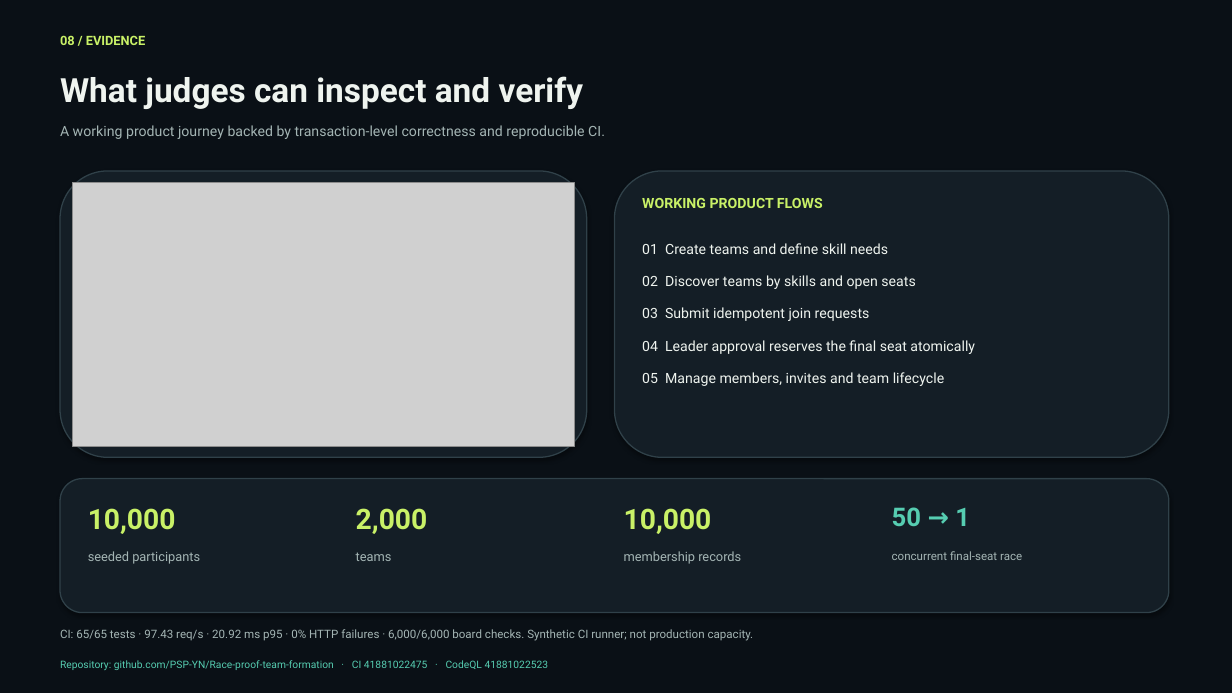
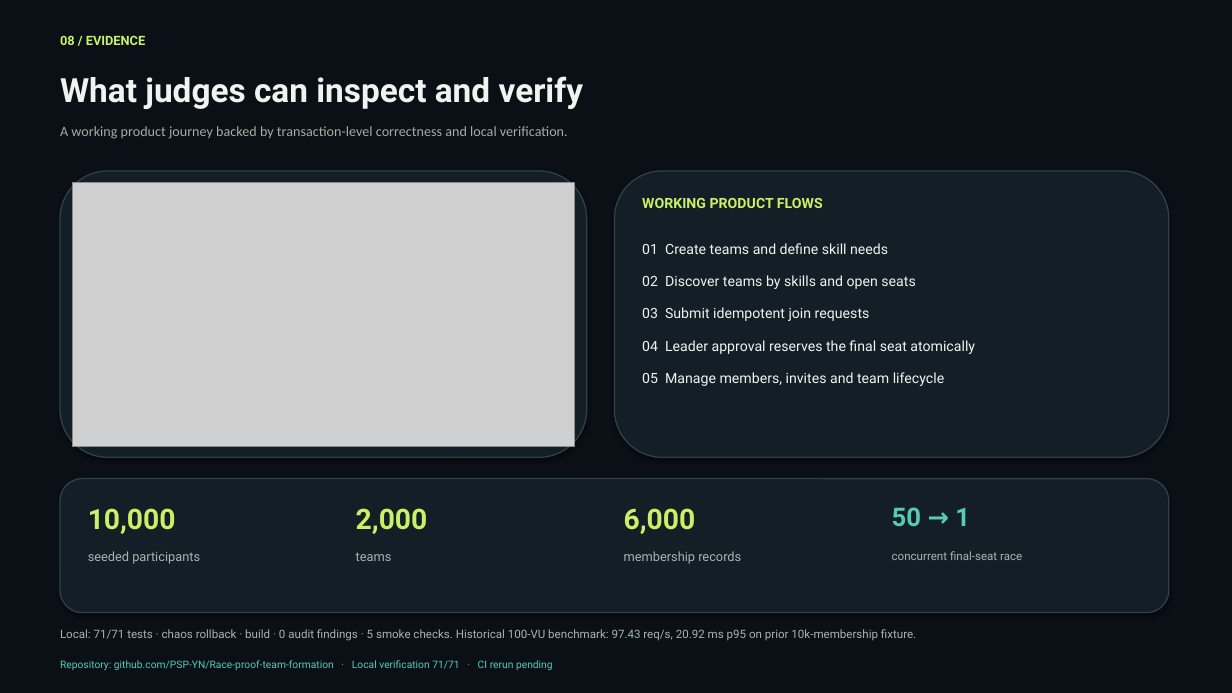
Before and after one commit to PSP-YN/Race-proof-team-formation, a slide deck: slide 8 of demo/files/CrewForge-PS1-Submission-Deck.pptx. Drawn at 1232x693 pixels with LibreOffice and Linux fonts; fonts in the diff are those of the drawing; grey boxes stand for pictures. Boxes give left, top, right and bottom in pixels: in the first picture for what was removed or moved away, otherwise in the second. Text is boxed around its words. In the diff, an @@ line names an element or a change of style, - is before the commit and + after.

```diff
--- a/demo/files/CrewForge-PS1-Submission-Deck.pptx
+++ b/demo/files/CrewForge-PS1-Submission-Deck.pptx
@@ text at (60,126,568,139): text changed; font Roboto to Calibri; text colour #A4B5B4 to #A4AEA3 @@
-A working product journey backed by transaction-level correctness and reproducible CI.
+A working product journey backed by transaction-level correctness and local verification.
@@ text at (624,508,696,534): text changed @@
-10,000
+6,000
@@ text at (60,629,916,641): text changed @@
-CI: 65/65 tests · 97.43 req/s · 20.92 ms p95 · 0% HTTP failures · 6,000/6,000 board checks. Synthetic CI runner; not production capacity.
+Local: 71/71 tests · chaos rollback · build · 0 audit findings · 5 smoke checks. Historical 100-VU benchmark: 97.43 req/s, 20.92 ms p95 on prior 10k-membership fixture.
@@ text at (60,660,553,670): text changed @@
-Repository: github.com/PSP-YN/Race-proof-team-formation · CI 41881022475 · CodeQL 41881022523
+Repository: github.com/PSP-YN/Race-proof-team-formation · Local verification 71/71 · CI rerun pending
```
Also in this commit, not shown: 2 other slides changed, 44 other files.
